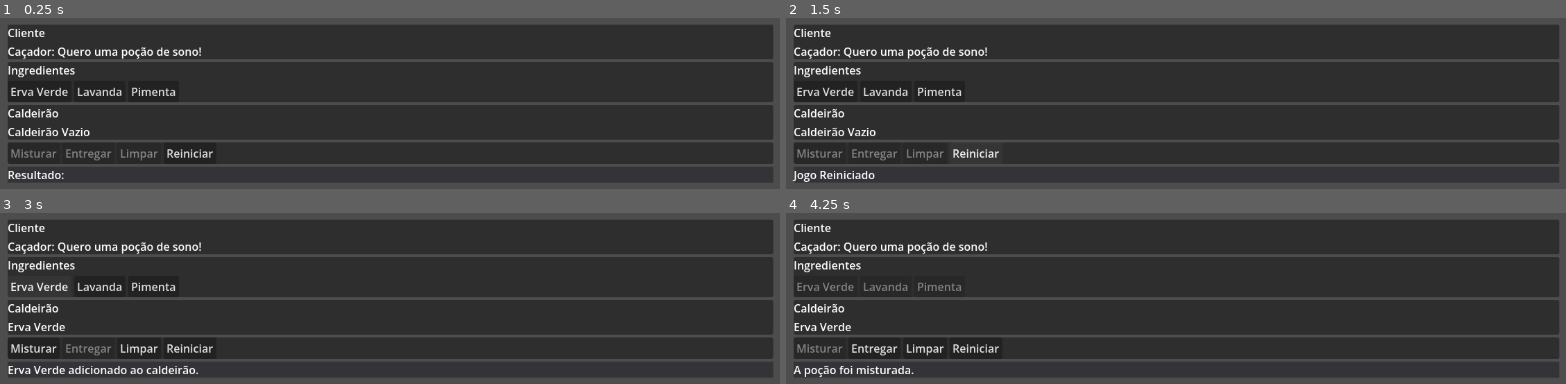
Above: before the commit, frames 1-4 (two rows, left to right).
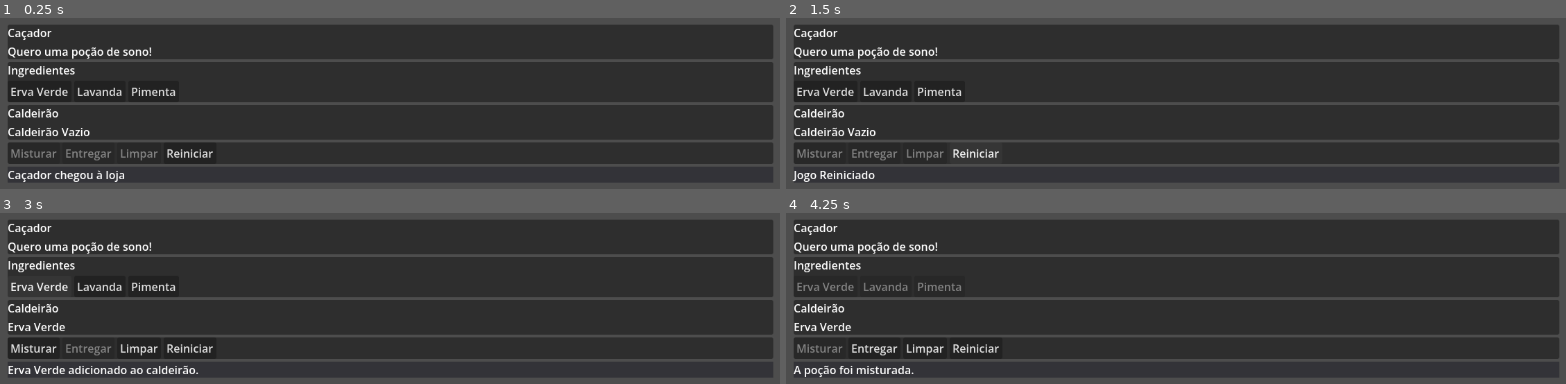
Above: after the commit, the same moments.

Repository: Hadamanthis/refactored-tribble
Game: Godot game, scene res://scene/prototype_game.tscn
Two runs of this game, one before a commit and one after it. Both use one fixed random seed, a clock stepped at 60 frames per second and the inputs below.
Inputs:
- Up to frame 1 (0.25 s): no input
- Up to frame 2 (1.5 s): click "Reiniciar" at 0.5 s; click "Reiniciar" at 1.25 s
- Up to frame 3 (3 s): click "Reiniciar" at 2 s; click "Erva Verde" at 2.75 s
- Up to frame 4 (4.25 s): click "Misturar" at 3.5 s

The runs differ from the first frame. In frame 1, 1.3% of the frame differs, in the area x 1-26%, y 6-96%; in frame 2, 0.9%; in frame 3, 0.9%; in frame 4, 0.9%.

Commit message:
Add customer flow and visual planning

Diff:
--- a/scene/prototype_game.gd
+++ b/scene/prototype_game.gd
@@ -7,16 +7,16 @@
 	ERROR
 }
 
-@export var current_customer: CustomerData
 @export var available_ingredients: Array[IngredientData] = []
+@export var available_customers: Array[CustomerData] = []
 
 @onready var cauldron: Cauldron = %Cauldron
+
+@onready var customer_panel: CustomerView = %CustomerPanel
 
 @onready var cauldron_ingredients_label: Label = %CauldronIngredientsLabel
 @onready var result_label: Label = %ResultLabel
 @onready var result_panel: PanelContainer = %ResultPanel
-
-@onready var order_label: Label = %OrderLabel
 
 @onready var herb_button: IngredientButton = %HerbButton
 @onready var lavender_button: IngredientButton = %LavenderButton
@@ -28,6 +28,8 @@
 @onready var restart_button: Button = %RestartButton
 
 var ingredient_by_id: Dictionary = {}
+var current_customer: CustomerData
+var served_customers_count: int = 0
 
 func _ready() -> void:
 	build_ingredient_lookup()
@@ -40,13 +42,13 @@
 	lavender_button.ingredient_selected.connect(_on_ingredient_selected)
 	pepper_button.ingredient_selected.connect(_on_ingredient_selected)
 
-	update_order_label()
+	pick_next_customer()
 	update_cauldron_label()
 	update_buttons()
 	update_result_panel(FeedbackType.INFO)
 
 func try_add_ingredient(ingredient_id: String) -> void:
-	if cauldron.state == cauldron.State.POTION_READY:
+	if cauldron.state == Cauldron.State.POTION_READY:
 		show_result("A poção já foi misturada.", FeedbackType.WARNING)
 		return
 
@@ -65,11 +67,11 @@
 
 func mix_potion() -> void:
 	match cauldron.state:
-		cauldron.State.EMPTY:
+		Cauldron.State.EMPTY:
 			show_result("Adicione um ingrediente primeiro.", FeedbackType.WARNING)
 			return
 
-		cauldron.State.POTION_READY:
+		Cauldron.State.POTION_READY:
 			show_result("A poção já foi misturada.", FeedbackType.WARNING)
 			return
 
@@ -91,28 +93,31 @@
 		return
 
 	match cauldron.state:
-		cauldron.State.EMPTY:
+		Cauldron.State.EMPTY:
 			show_result("Não há poção para entregar.", FeedbackType.WARNING)
 			return
 
-		cauldron.State.RECEIVING_INGREDIENTS:
+		Cauldron.State.RECEIVING_INGREDIENTS:
 			show_result("Misture a poção antes de entregar.", FeedbackType.WARNING)
 			return
 
-		cauldron.State.POTION_READY:
+		Cauldron.State.POTION_READY:
 			if is_correct_potion():
 				var success_msg = "%s ficou feliz! +%d moedas!" % [
 					current_customer.display_name,
 					current_customer.reward
 				]
 				show_result(success_msg, FeedbackType.SUCCESS)
+				complete_customer_service()
 			else:
 				var error_msg = "Poção errada! %s ficou irritado." % [
 					current_customer.display_name
 				]
 				show_result(error_msg, FeedbackType.ERROR)
-
-	cauldron.clear()
+				cauldron.clear()
+
+			return
+
 	update_buttons()
 
 func clear_cauldron() -> void:
@@ -129,6 +134,27 @@
 	result_label.text = message
 	update_result_panel(feedback_type)
 	print(message)
+
+func pick_next_customer(show_arrival_message := true) -> void:
+	if available_customers.is_empty():
+		current_customer = null
+		customer_panel.set_customer(null)
+		show_result("Nenhum cliente disponível.", FeedbackType.WARNING)
+		update_buttons()
+		return
+
+	current_customer = available_customers.pick_random()
+
+	if show_arrival_message:
+		show_result("%s chegou à loja" % current_customer.display_name, FeedbackType.INFO)
+
+	update_customer_view()
+	update_buttons()
+
+func complete_customer_service() -> void:
+	served_customers_count += 1
+	cauldron.clear()
+	pick_next_customer(false)
 
 func update_cauldron_label() -> void:
 	var ingredient_ids := cauldron.get_ingredient_ids()
@@ -167,29 +193,16 @@
 	pepper_button.disabled = not can_add
 
 	mix_button.disabled = not cauldron.can_mix()
-	deliver_button.disabled = cauldron.state != Cauldron.State.POTION_READY
+	deliver_button.disabled = not can_deliver_potion()
 	clear_button.disabled = not cauldron.can_clear()
 
 	restart_button.disabled = false
 
-func update_order_label() -> void:
-	if current_customer == null:
-		order_label.text = "Nenhum cliente ainda."
-		return
-
-	var recipe := current_customer.requested_recipe
-
-	if recipe == null:
-		order_label.text = "%s não sabe o que pedir." % current_customer.display_name
-		return
-
-	order_label.text = "%s: %s" % [
-		current_customer.display_name,
-		recipe.order_text
-	]
+func update_customer_view() -> void:
+	customer_panel.set_customer(current_customer)
 
 func can_deliver_potion() -> bool:
-	return cauldron.state == cauldron.State.POTION_READY
+	return cauldron.state == Cauldron.State.POTION_READY
 
 func is_correct_potion() -> bool:
 	var current_recipe = get_current_recipe()
--- a/scene/prototype_game.tscn
+++ b/scene/prototype_game.tscn
@@ -6,8 +6,12 @@
 [ext_resource type="Resource" uid="uid://14hpk8fof30x" path="res://data/ingredients/herb.tres" id="4_jhg4t"]
 [ext_resource type="Resource" uid="uid://bi5cgo0jytdk1" path="res://data/ingredients/lavender.tres" id="5_danjj"]
 [ext_resource type="Resource" uid="uid://duegtii55bajf" path="res://data/ingredients/pepper.tres" id="6_c30i4"]
+[ext_resource type="Script" uid="uid://dgr4lye1o81dt" path="res://scripts/ui/customer_view.gd" id="7_c30i4"]
 [ext_resource type="PackedScene" uid="uid://dhbrkrkuy73n1" path="res://scene/ingredient_button.tscn" id="7_danjj"]
 [ext_resource type="PackedScene" uid="uid://b2y7q7j6wjdsp" path="res://scene/cauldron.tscn" id="7_jhg4t"]
+[ext_resource type="Script" uid="uid://bw3tju0msjg4v" path="res://scripts/data/customer_data.gd" id="7_xel02"]
+[ext_resource type="Resource" uid="uid://6onm5nd6jvno" path="res://data/customers/ill_customer.tres" id="8_h4qdy"]
+[ext_resource type="Resource" uid="uid://b5jebdcxtpl68" path="res://data/customers/tired_customer.tres" id="9_t6h4s"]
 
 [node name="PrototypeGame" type="Control" unique_id=579780869]
 layout_mode = 3
@@ -17,8 +21,8 @@
 grow_horizontal = 2
 grow_vertical = 2
 script = ExtResource("1_5n8ee")
-current_customer = ExtResource("2_danjj")
 available_ingredients = Array[ExtResource("3_shm5v")]([ExtResource("4_jhg4t"), ExtResource("5_danjj"), ExtResource("6_c30i4")])
+available_customers = Array[ExtResource("7_xel02")]([ExtResource("2_danjj"), ExtResource("8_h4qdy"), ExtResource("9_t6h4s")])
 
 [node name="MainMargin" type="MarginContainer" parent="." unique_id=2014583919]
 layout_mode = 1
@@ -36,12 +40,15 @@
 layout_mode = 2
 
 [node name="CustomerPanel" type="PanelContainer" parent="MainMargin/MainLayout" unique_id=1382804192]
+unique_name_in_owner = true
 layout_mode = 2
+script = ExtResource("7_c30i4")
 
 [node name="CustomerLayout" type="VBoxContainer" parent="MainMargin/MainLayout/CustomerPanel" unique_id=1747525368]
 layout_mode = 2
 
 [node name="CustomerTitleLabel" type="Label" parent="MainMargin/MainLayout/CustomerPanel/CustomerLayout" unique_id=1391383398]
+unique_name_in_owner = true
 layout_mode = 2
 text = "Cliente"
 
--- /dev/null
+++ b/scripts/ui/customer_view.gd
@@ -0,0 +1,19 @@
+class_name CustomerView
+extends PanelContainer
+
+@onready var customer_title_label: Label = %CustomerTitleLabel
+@onready var order_label: Label = %OrderLabel
+
+func set_customer(customer_data: CustomerData) -> void:
+	if customer_data == null:
+		customer_title_label.text = "Sem cliente."
+		order_label.text = "Nenhum pedido."
+		return
+
+	customer_title_label.text = customer_data.display_name
+
+	if customer_data.requested_recipe == null:
+		order_label.text = "Não sabe o que pedir."
+		return
+
+	order_label.text = customer_data.requested_recipe.order_text
Not shown, added: scripts/ui/customer_view.gd.uid
Not shown, changed: GDD.md
Not shown, changed: SPRINTS.md
